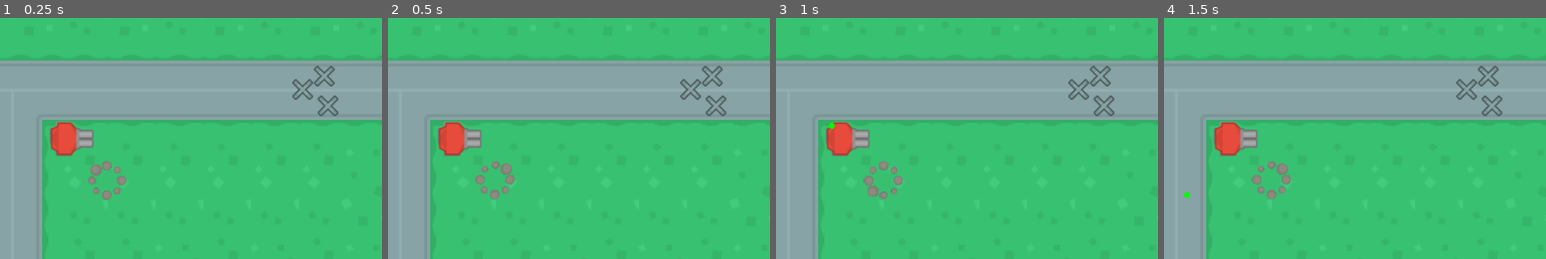
Above: before the commit, frames 1-4 (left to right).
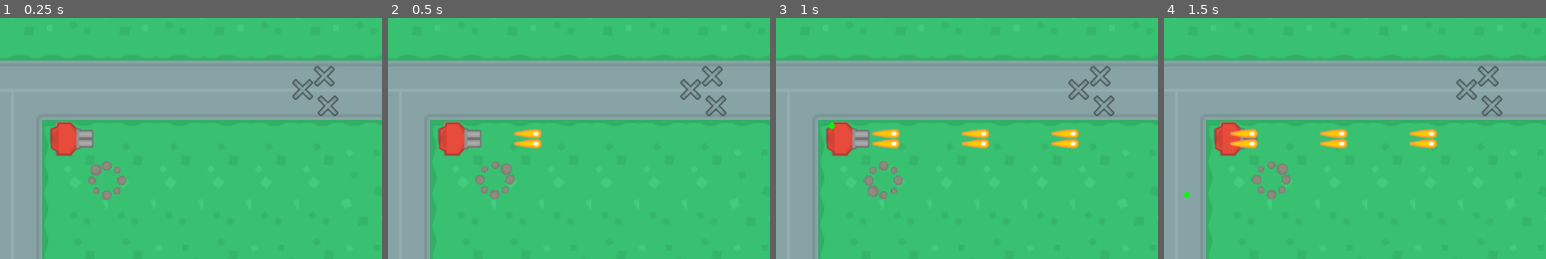
Above: after the commit, the same moments.

Repository: soapmactavish23/rogue_tank
Game: Godot game, scene res://scenes/game.tscn
Same seed, same stepped clock (60 frames per second), same inputs: the game is played once before the commit and once after it.
Inputs (mouse positions are % of the whole screen's width and height, from its top left):
- Up to frame 1 (0.25 s): no input
- Up to frame 2 (0.5 s): no input
- Up to frame 3 (1 s): move the mouse to (72, 45) at 0.52 s; hold Right (ui_right) from 0.53 s (still down); right-click (72, 45) at 0.6 s
- Up to frame 4 (1.5 s): move the mouse to (30, 55) at 1.27 s; release Right (ui_right) at 1.28 s; hold Down (ui_down) from 1.28 s (still down); right-click (30, 55) at 1.35 s
The pictures show only the part of the screen within x 17-67%, y 5-55%; the shares and areas given below are measured in that part.

Frame 1 is identical in both runs. In frame 2, 0.5% of the frame differs, in the area x 32-41%, y 45-55%; in frame 3, 1.4%, in the area x 25-80%, y 45-55%; in frame 4, 1.4%.

Commit message:
61. 57 - Disparos da torreta

Diff:
--- a/scenes/game.tscn
+++ b/scenes/game.tscn
@@ -87,10 +87,16 @@
 shape = SubResource( 1 )
 
 [node name="sensor" type="Area2D" parent="turret_01"]
+position = Vector2( 0, 0.25 )
 collision_layer = 0
 
 [node name="shape" type="CollisionShape2D" parent="turret_01/sensor"]
 shape = SubResource( 2 )
 
+[node name="shoot_timer" type="Timer" parent="turret_01"]
+wait_time = 0.3
+autostart = true
+
 [connection signal="body_entered" from="turret_01/sensor" to="turret_01" method="_on_sensor_body_entered"]
 [connection signal="body_exited" from="turret_01/sensor" to="turret_01" method="_on_sensor_body_exited"]
+[connection signal="timeout" from="turret_01/shoot_timer" to="turret_01" method="_on_shoot_timer_timeout"]
--- /dev/null
+++ b/scenes/turrent_01_bullet.tscn
@@ -0,0 +1,28 @@
+[gd_scene load_steps=4 format=2]
+
+[ext_resource path="res://scripts/turrent_01_bullet.gd" type="Script" id=1]
+[ext_resource path="res://sprites/enemies/towerDefense_tile297.png" type="Texture" id=2]
+
+[sub_resource type="CircleShape2D" id=1]
+radius = 12.51
+
+[node name="turrent_01_bullet" type="Area2D"]
+collision_layer = 0
+script = ExtResource( 1 )
+
+[node name="sprites" type="Node2D" parent="."]
+position = Vector2( -1.30093, 0 )
+
+[node name="sprite_01" type="Sprite" parent="sprites"]
+position = Vector2( 22, -7 )
+rotation = -1.5708
+texture = ExtResource( 2 )
+
+[node name="sprite_02" type="Sprite" parent="sprites"]
+position = Vector2( 22, 6.5 )
+rotation = -1.5708
+texture = ExtResource( 2 )
+
+[node name="shape" type="CollisionShape2D" parent="."]
+position = Vector2( 27.1968, 0 )
+shape = SubResource( 1 )
--- /dev/null
+++ b/scripts/turrent_01_bullet.gd
@@ -0,0 +1,19 @@
+extends Area2D
+
+var dir = Vector2() setget set_dir
+var vel = 400
+var max_dist = 300
+onready var init_pos = global_position
+
+func _ready():
+	#self.dir = Vector2(1, -1)
+	pass
+
+func _physics_process(delta):
+	translate(dir * vel * delta)
+	if global_position.distance_to(init_pos) > max_dist:
+		queue_free()
+
+func set_dir(val):
+	dir = val
+	rotation = val.angle()
--- a/scripts/turret_01.gd
+++ b/scripts/turret_01.gd
@@ -2,6 +2,8 @@
 
 var bodies = []
 var rot_vel = PI * .2
+
+const PRE_BULLET = preload("res://scenes/turrent_01_bullet.tscn")
 
 func _process(delta):
 	if bodies.size():
@@ -19,3 +21,10 @@
 	var index = bodies.find(body)
 	if index >= 0:
 		bodies.remove(index)
+
+
+func _on_shoot_timer_timeout():
+	var bullet = PRE_BULLET.instance()
+	bullet.global_position = global_position
+	bullet.dir = Vector2(cos($cannon.rotation), sin($cannon.rotation))
+	get_parent().add_child(bullet)
